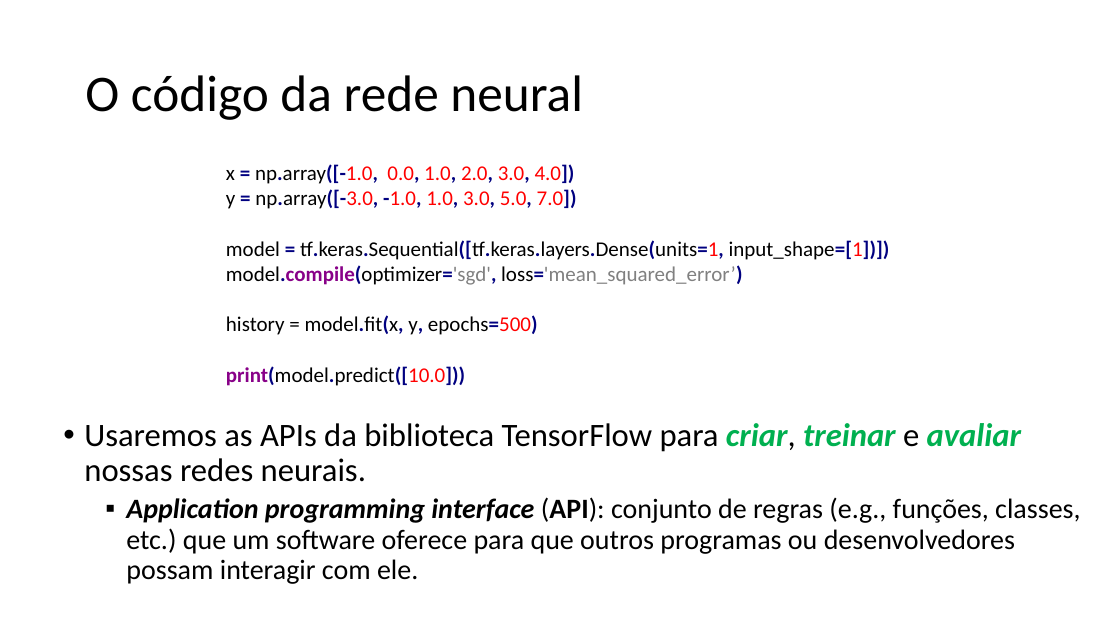
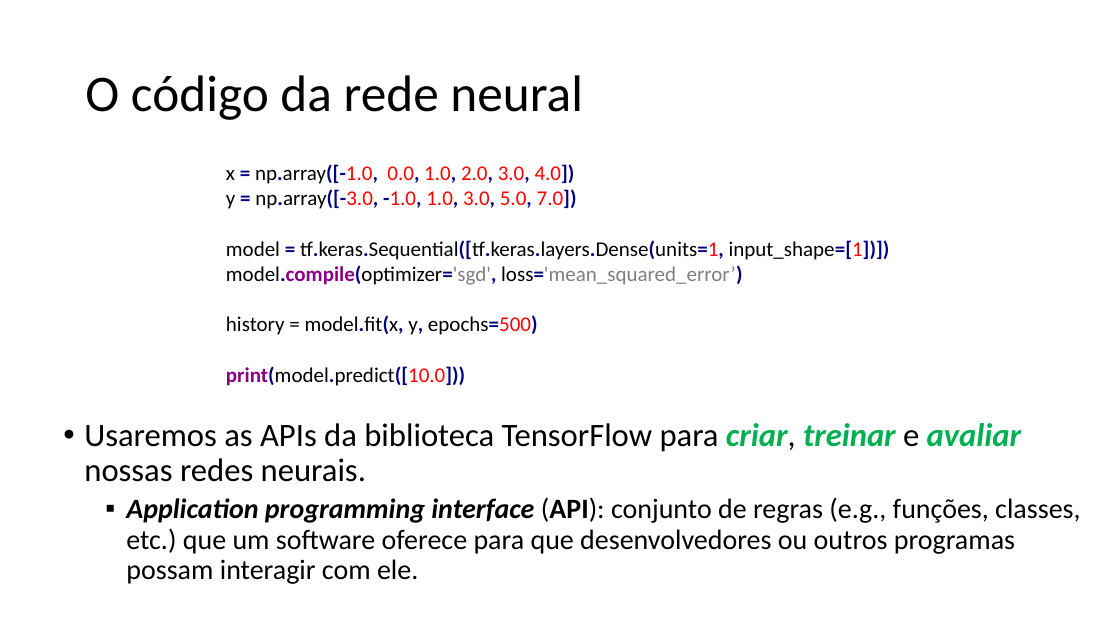
Before and after one commit to zz4fap/tp557-iot-ml, a slide deck: slide 5 of slides/TP557_7_Regressão_com_DNNs_parte_I.pptx. Drawn at 1120x630 pixels with LibreOffice and Linux fonts; fonts in the diff are those of the drawing. Boxes give left, top, right and bottom in pixels: in the first picture for what was removed or moved away, otherwise in the second. Text is boxed around its words. In the diff, an @@ line names an element or a change of style, - is before the commit and + after.

```diff
--- a/slides/TP557_7_Regressão_com_DNNs_parte_I.pptx
+++ b/slides/TP557_7_Regressão_com_DNNs_parte_I.pptx
@@ text at box(126, 497, 1080, 584): text changed @@
-  ▪ Application programming interface (API): conjunto de regras (e.g., funções, classes, etc.) que um software oferece para que outros programas ou desenvolvedores possam interagir com ele.
+  ▪ Application programming interface (API): conjunto de regras (e.g., funções, classes, etc.) que um software oferece para que desenvolvedores ou outros programas possam interagir com ele.
```
Also in this commit, not shown: 11 other slides changed, 1 slide added.
